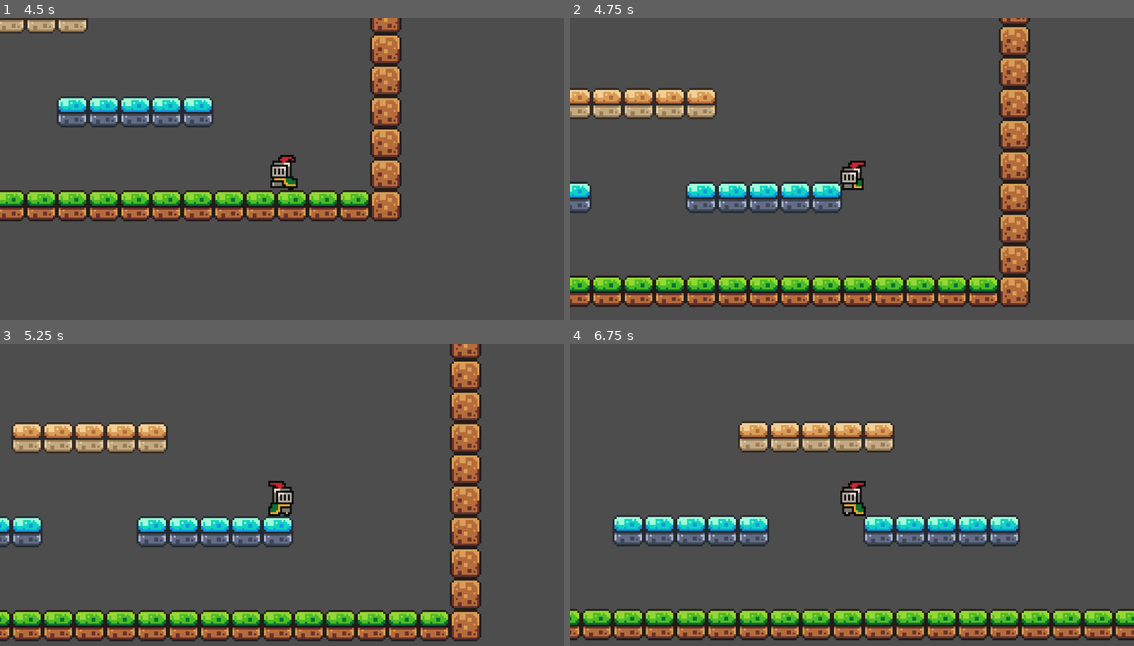
Above: before the commit, frames 1-4 (two rows, left to right).
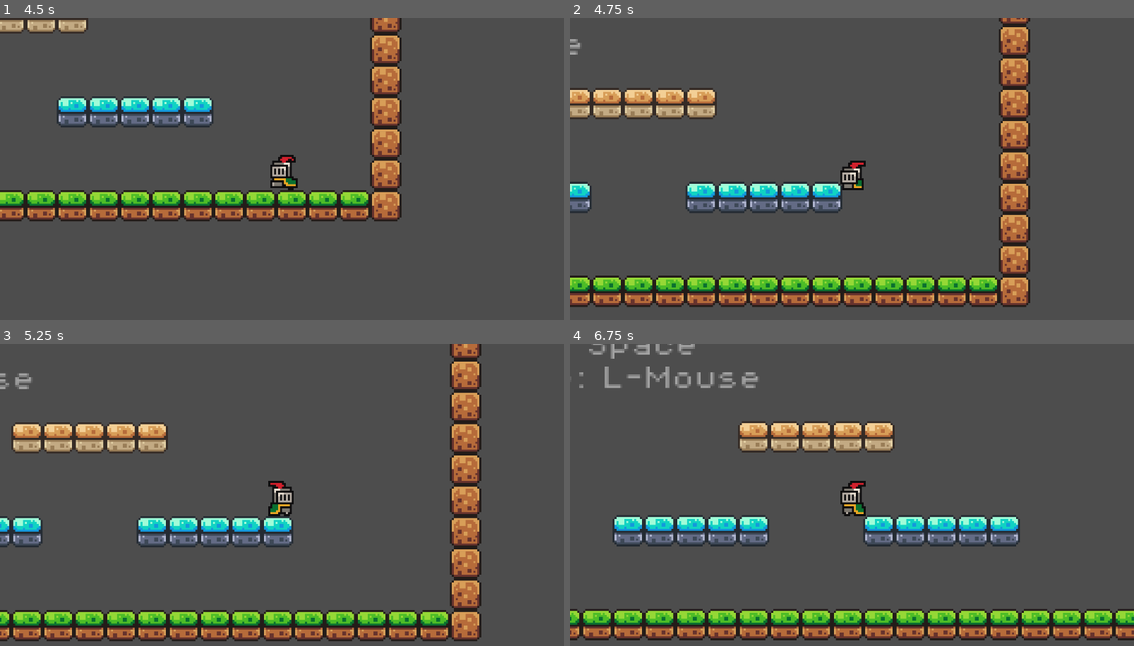
Above: after the commit, the same moments.

Repository: egutierrez112999/FistBorne
Game: Godot game, scene res://scenes/game.tscn
Same seed, same stepped clock (60 frames per second), same inputs: the game is played once before the commit and once after it.
Inputs (mouse positions are in pixels of both pictures, inside the frame that each line leads up to):
- Up to frame 1 (4.5 s): move the mouse to (406, 159) at 0.52 s; hold D (move_right) 0.53-2.03 s; click (406, 159) at 0.6 s; tap Space (jump) at 0.77, 1.52, 3.02, 3.77 s; move the mouse to (169, 193) at 1.27 s; click (169, 193) at 1.35 s; move the mouse to (338, 105) at 2.02 s; hold A (move_left) 2.03-2.78 s; click (338, 105) at 2.1 s; move the mouse to (253, 238) at 2.77 s; hold D (move_right) 2.78-4.28 s; click (253, 238) at 2.85 s; move the mouse to (451, 223) at 3.52 s; click (451, 223) at 3.6 s; move the mouse to (112, 129) at 4.27 s; hold A (move_left) from 4.28 s (still down); click (112, 129) at 4.35 s
- Up to frame 2 (4.75 s): keep holding A (move_left); tap Space (jump) at 4.52 s
- Up to frame 3 (5.25 s): move the mouse to (310, 501) at 5.02 s; release A (move_left) at 5.03 s; hold D (move_right) from 5.03 s (still down); click (310, 501) at 5.1 s
- Up to frame 4 (6.75 s): move the mouse to (767, 422) at 5.77 s; release D (move_right) at 5.78 s; hold A (move_left) from 5.78 s (still down); click (767, 422) at 5.85 s; tap Space (jump) at 6.02 s; move the mouse to (976, 485) at 6.52 s; click (976, 485) at 6.6 s

Frame 1 is identical in both runs. In frame 2, less than 0.1% of the frame differs, in the area x 0-2%, y 7-13%; in frame 3, 0.2%; in frame 4, 1.0%, in the area x 1-34%, y 0-15%.

Commit message:
Added Control Text

Diff:
--- a/scenes/game.tscn
+++ b/scenes/game.tscn
@@ -1,8 +1,9 @@
-[gd_scene load_steps=6 format=3 uid="uid://5yai36r8frjd"]
+[gd_scene load_steps=8 format=3 uid="uid://5yai36r8frjd"]
 
 [ext_resource type="Script" path="res://scenes/game_manager.gd" id="1_lp7i8"]
 [ext_resource type="Texture2D" uid="uid://ds5tokjnt6q8u" path="res://reused_assets/sprites/world_tileset.png" id="1_nhdpo"]
 [ext_resource type="PackedScene" uid="uid://ckat4pinvvaf8" path="res://scenes/player.tscn" id="2_msb1j"]
+[ext_resource type="FontFile" uid="uid://mewtu15l7iak" path="res://reused_assets/fonts/PixelOperator8.ttf" id="4_mdfp3"]
 
 [sub_resource type="TileSetAtlasSource" id="TileSetAtlasSource_2gwk5"]
 texture = ExtResource("1_nhdpo")
@@ -396,6 +397,11 @@
 physics_layer_0/collision_layer = 1
 sources/0 = SubResource("TileSetAtlasSource_2gwk5")
 
+[sub_resource type="LabelSettings" id="LabelSettings_rpb7h"]
+font = ExtResource("4_mdfp3")
+font_size = 13
+font_color = Color(1, 1, 1, 0.486275)
+
 [node name="game" type="Node2D"]
 
 [node name="GameManager" type="Node2D" parent="."]
@@ -412,3 +418,13 @@
 [node name="Camera2D" type="Camera2D" parent="player"]
 position = Vector2(0, -7)
 zoom = Vector2(4, 4)
+
+[node name="Label" type="Label" parent="."]
+offset_left = 3.0
+offset_top = -111.0
+offset_right = 43.0
+offset_bottom = -88.0
+text = "Left/Right: a/d
+Jump: Space
+Melee: L-Mouse"
+label_settings = SubResource("LabelSettings_rpb7h")
--- a/scenes/game_manager.gd
+++ b/scenes/game_manager.gd
@@ -7,5 +7,5 @@
 
 
 # Called every frame. 'delta' is the elapsed time since the previous frame.
-func _process(delta):
+func _process(_delta):
 	pass
--- a/scenes/player.gd
+++ b/scenes/player.gd
@@ -9,7 +9,7 @@
 # Get the gravity from the project settings to be synced with RigidBody nodes.
 var gravity = ProjectSettings.get_setting("physics/2d/default_gravity")
 
-func _process(delta):
+func _process(_delta):
 	if Input.is_action_just_pressed("melee_attack"):
 		melee_collision_shape.disabled = false
 		animated_sprite.play("melee")
